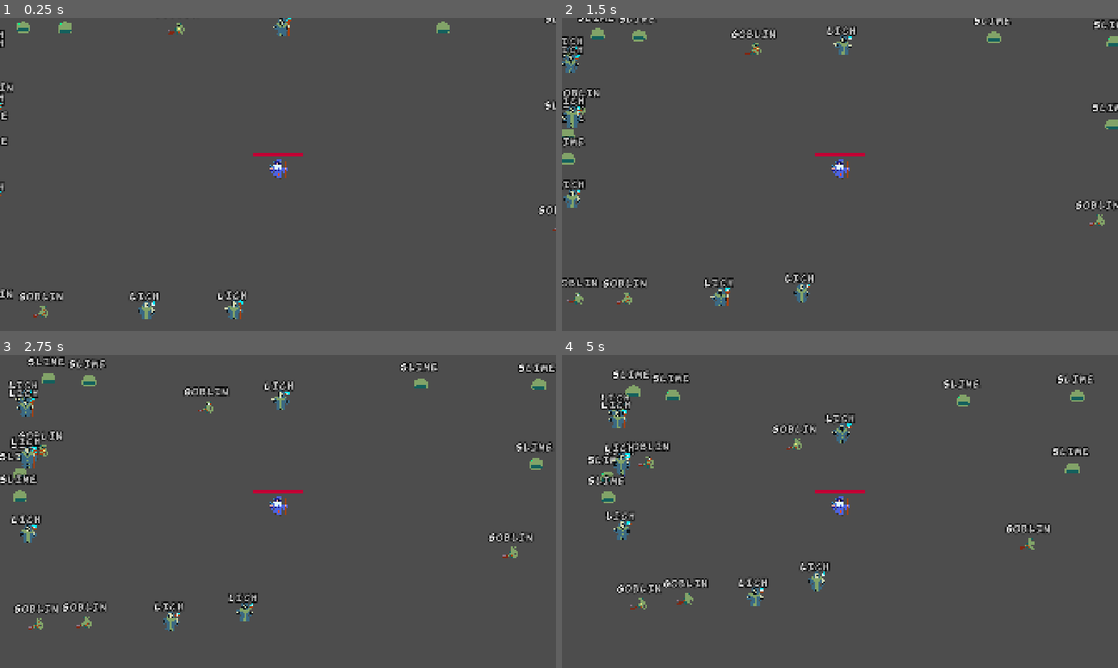
Above: before the commit, frames 1-4 (two rows, left to right).
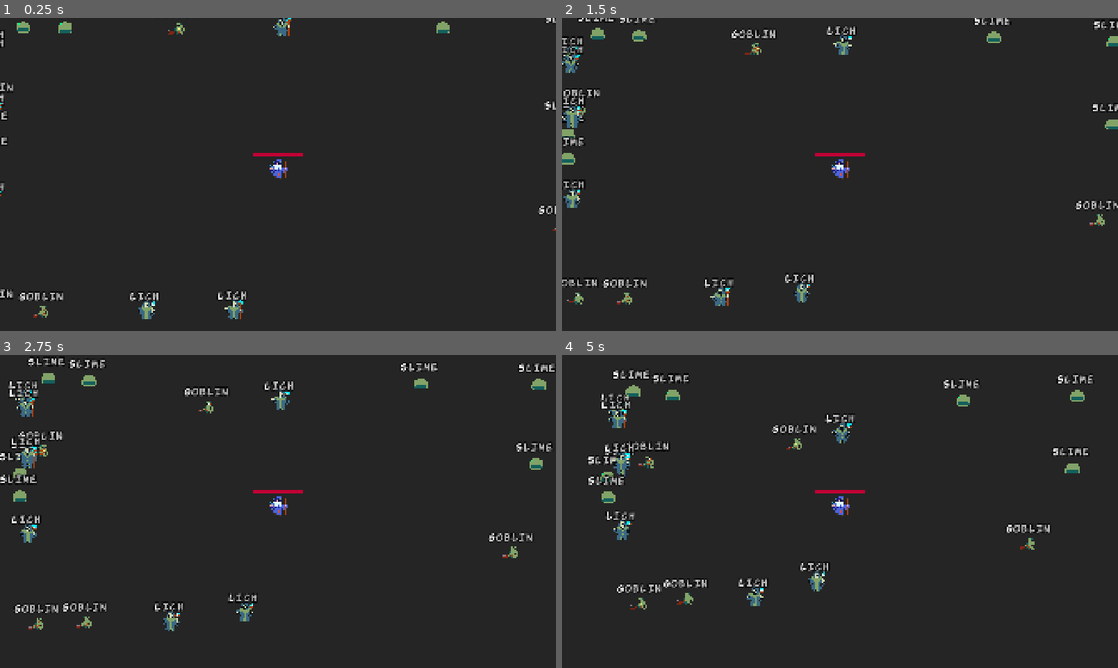
Above: after the commit, the same moments.

Repository: sixrobin/TypingGame
Game: Godot game, scene res://game.tscn
The game is run twice, just before and just after one commit, with the same random seed, the same clock (stepped at 60 frames per second) and the same inputs.
Inputs:
- Up to frame 1 (0.25 s): no input
- Up to frame 2 (1.5 s): tap Enter at 0.5 s
- Up to frame 3 (2.75 s): no input
- Up to frame 4 (5 s): no input

The runs differ from the first frame. In frame 1, 98% of the frame differs, in the area x 0-100%, y 0-100%; in frame 2, 96%; in frame 3, 95%; in frame 4, 95%.

Commit message:
Game darker background

Diff:
--- a/TypingGame/game.tscn
+++ b/TypingGame/game.tscn
@@ -7,6 +7,13 @@
 [node name="Game" type="Node2D" unique_id=949287672]
 script = ExtResource("1_80nbo")
 
+[node name="Ground" type="ColorRect" parent="." unique_id=911302226]
+offset_left = -1445.0
+offset_top = -835.0
+offset_right = 1485.0
+offset_bottom = 875.0
+color = Color(0.14406255, 0.14406255, 0.14406255, 1)
+
 [node name="Camera2D" type="Camera2D" parent="." unique_id=1541428423]
 
 [node name="Spawner" type="Node2D" parent="." unique_id=306170411 node_paths=PackedStringArray("player")]
